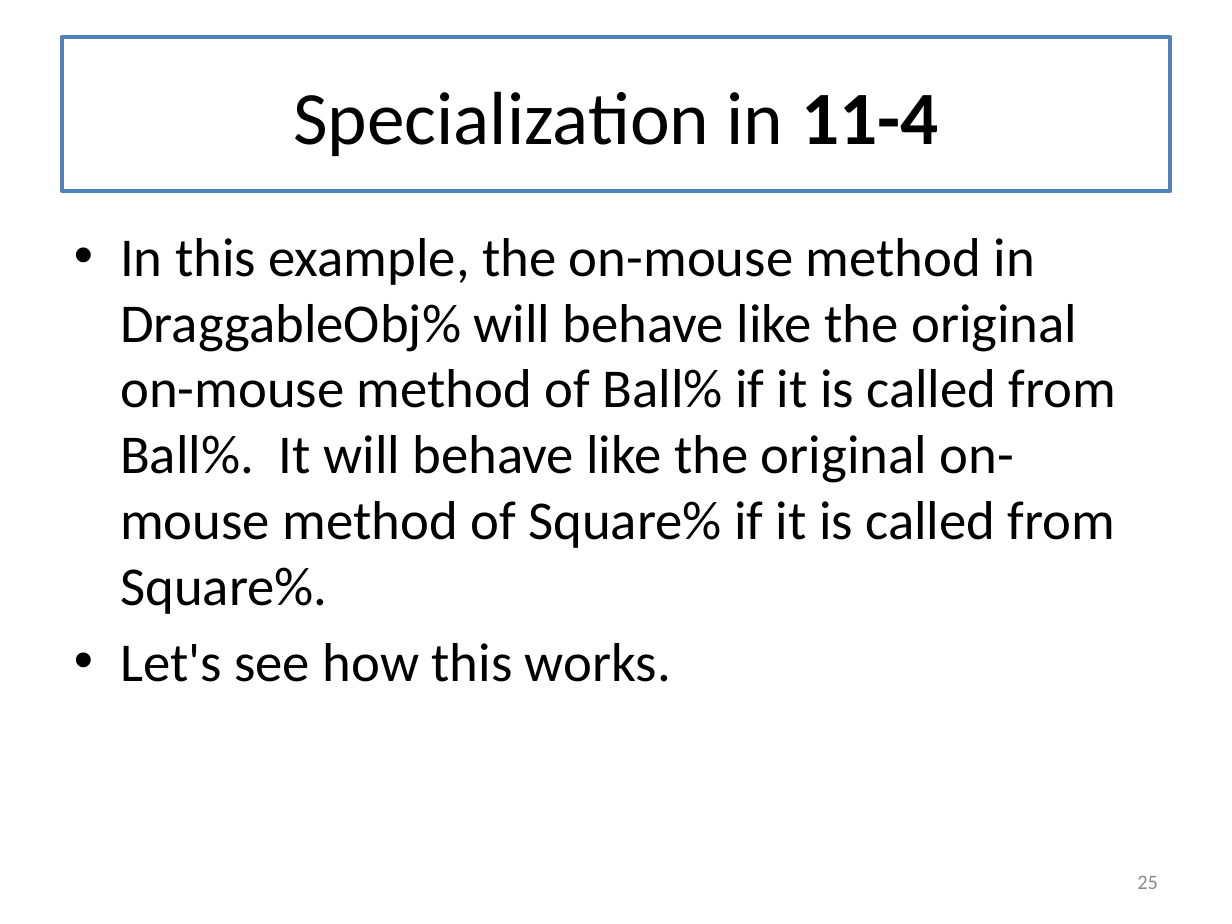
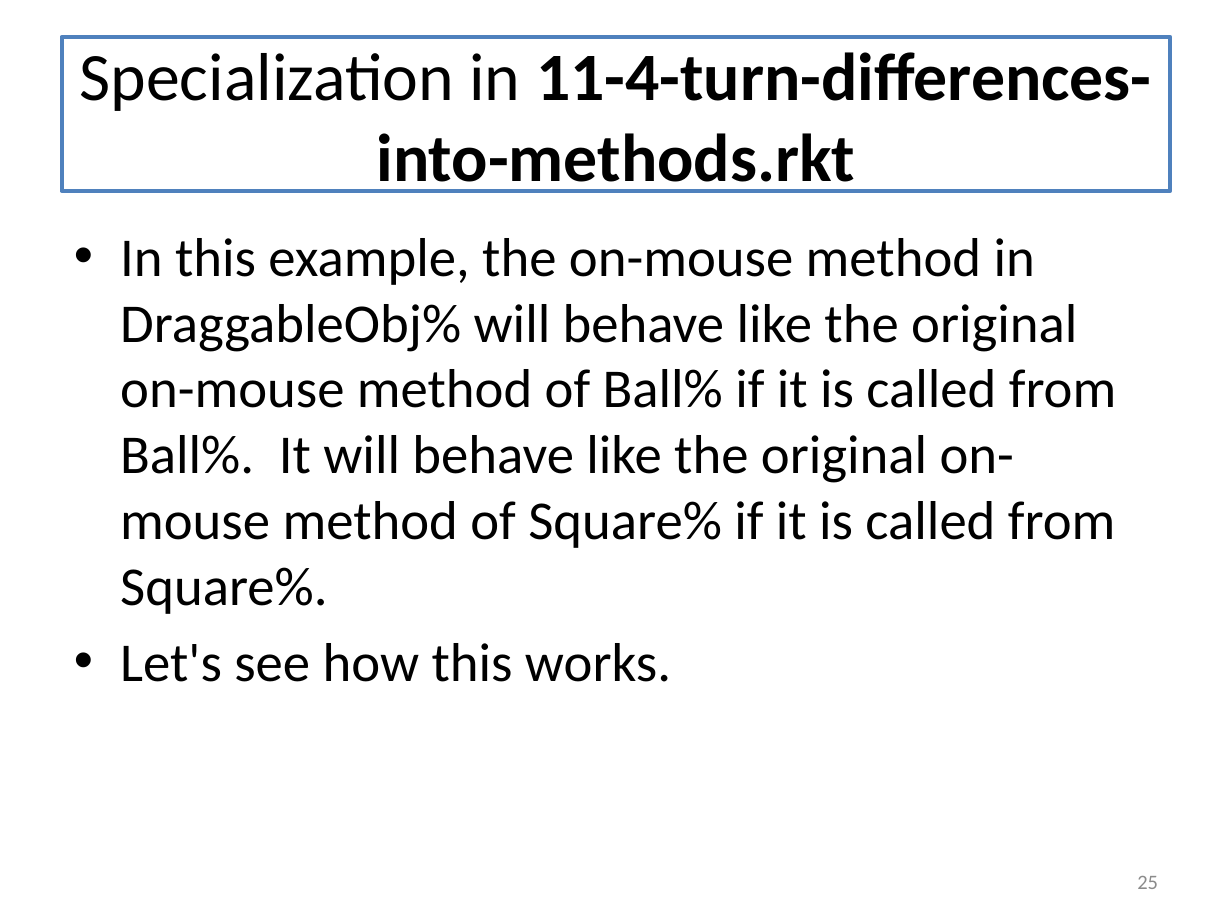
Before and after one commit to mwand/cs5010f16, a slide deck: slide 25 of Slides/Lesson 11.2 Using Inheritance to Share Implementations.pptx. Drawn at 1232x924 pixels with LibreOffice and Linux fonts; fonts in the diff are those of the drawing. Boxes give left, top, right and bottom in pixels: in the first picture for what was removed or moved away, otherwise in the second. Text is boxed around its words. In the diff, an @@ line names an element or a change of style, - is before the commit and + after.

```diff
--- a/Slides/Lesson 11.2 Using Inheritance to Share Implementations.pptx
+++ b/Slides/Lesson 11.2 Using Inheritance to Share Implementations.pptx
@@ title at [80,52,1152,193]: text changed; size 44 to 39.6 pt; bold on @@
-Specialization in 11-4
+Specialization in 11-4-turn-differences-into-methods.rkt
```
Also in this commit, not shown: 1 other slide changed, 2 other files.
